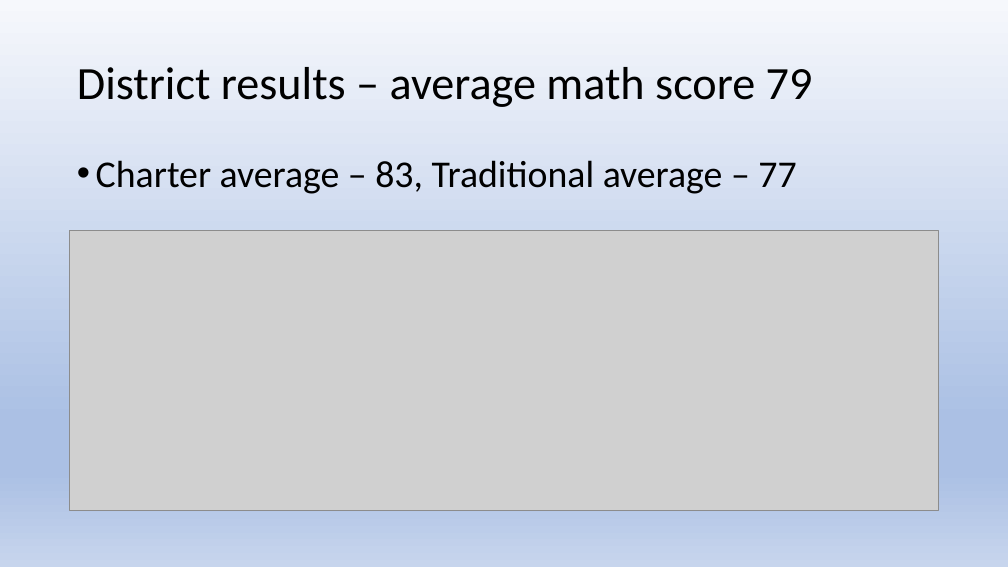
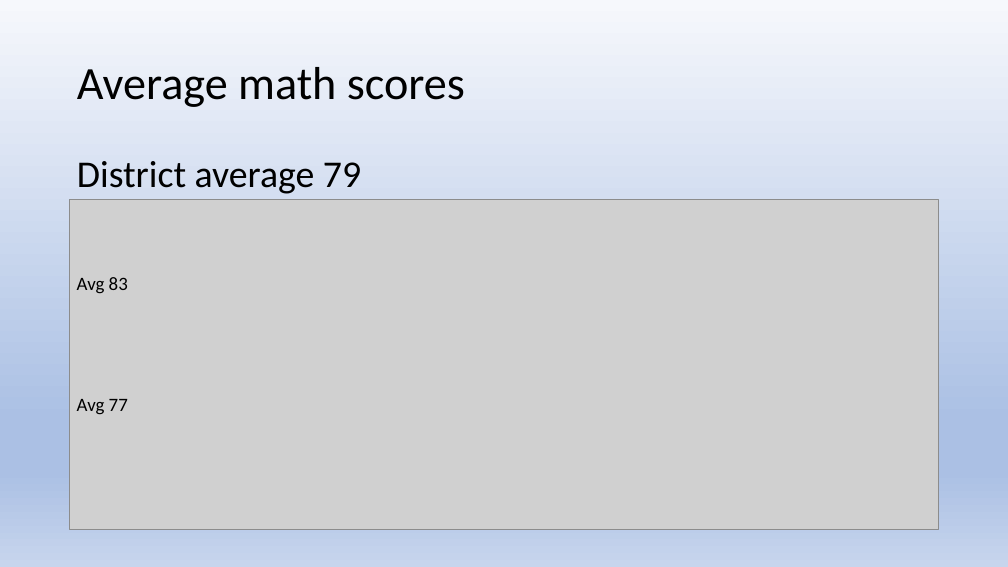
Before and after one commit to js816/tableau_school_district_analysis, a slide deck: slide 9 of School District Analysis.pptx (slide 8 before the commit). Drawn at 1008x567 pixels with LibreOffice and Linux fonts; fonts in the diff are those of the drawing; grey boxes stand for pictures. Boxes give left, top, right and bottom in pixels: in the first picture for what was removed or moved away, otherwise in the second. Text is boxed around its words. In the diff, an @@ line names an element or a change of style, - is before the commit and + after.

```diff
--- a/School District Analysis.pptx
+++ b/School District Analysis.pptx
@@ title at [77, 67, 465, 107]: text changed @@
-District results – average math score 79
+Average math scores
@@ text at [77, 161, 361, 194]: text changed @@
-• Charter average – 83, Traditional average – 77
+District average 79
@@ picture: place and size @@
-picture at [70, 231, 939, 511]
+picture at [70, 200, 939, 529]
@@ text added at [77, 277, 128, 294], 18 pt, text #000000 @@
+Avg 83
@@ text added at [77, 399, 128, 415], 18 pt, text #000000 @@
+Avg 77
```
Also in this commit, not shown: 12 other slides changed, 2 slides removed, 1 other file.
